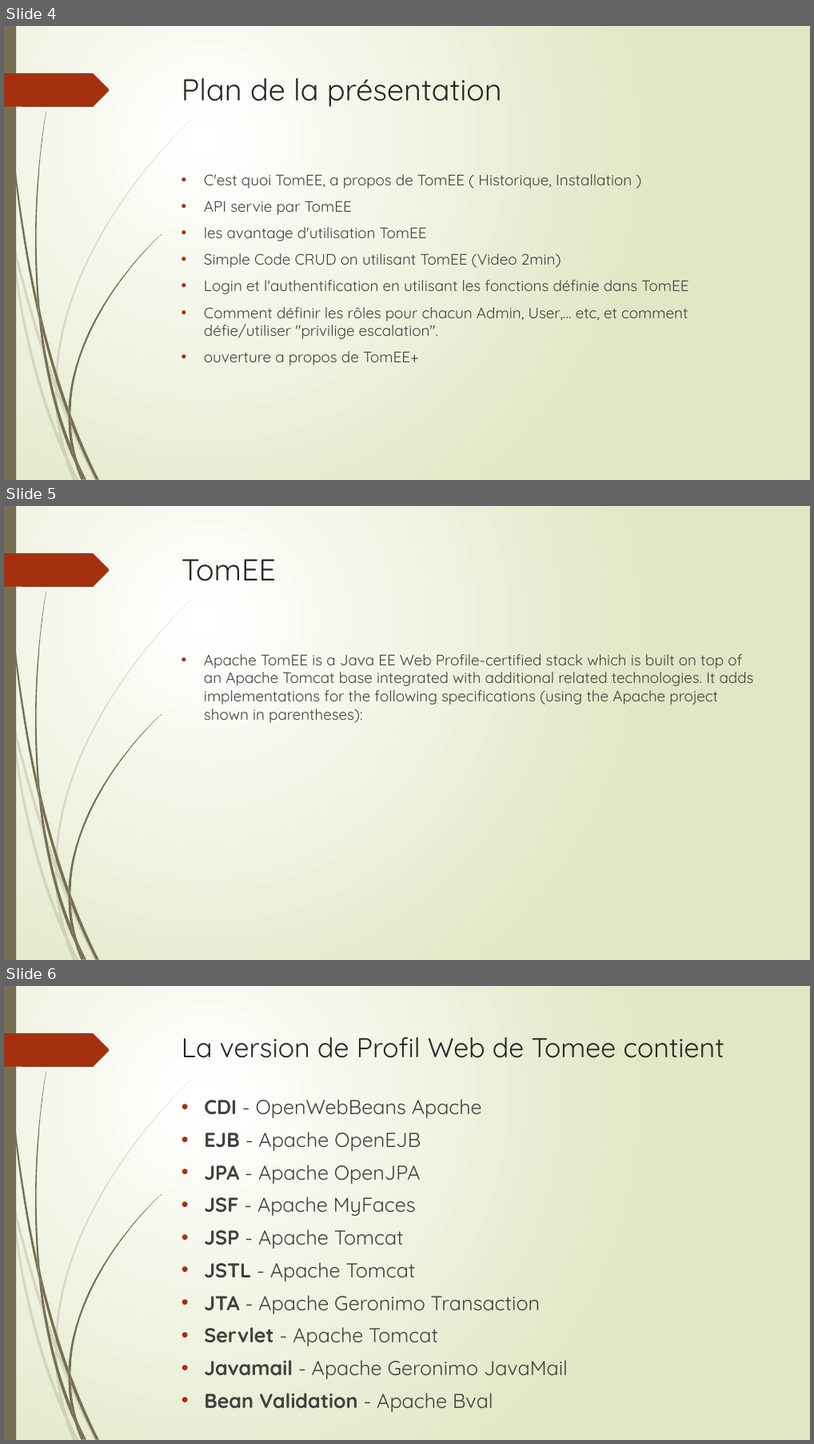
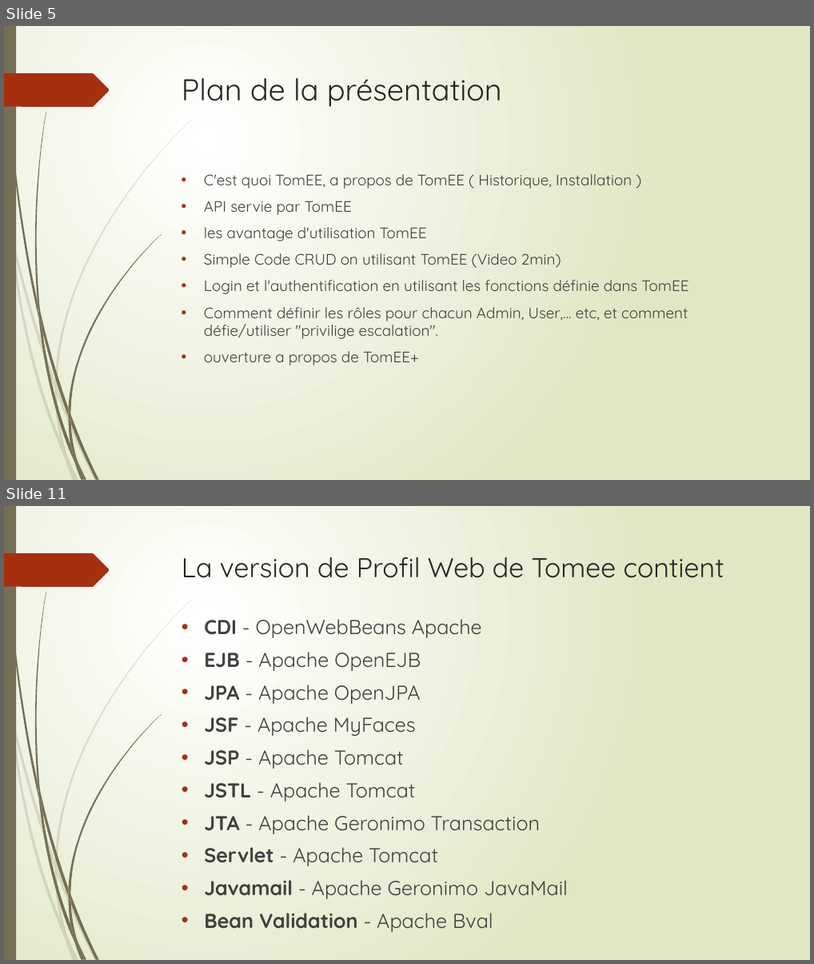
Before and after one commit to Tarek-Adra/TomEE, a slide deck: presentation.pptx. Shown one above the other, each under a label of ours: slides 4, 5 and 6 before the commit, slides 5 and 11 after it; the slides between them are not shown. The pictures are 814x1444 and 814x964 pixels, drawn with LibreOffice and Linux fonts; fonts in the diff are those of the drawing. Boxes give left, top, right and bottom in pixels: in the first picture for what was removed or moved away, otherwise in the second. Text is boxed around its words. In the diff, an @@ line names an element or a change of style, - is before the commit and + after.

```diff
--- a/presentation.pptx
+++ b/presentation.pptx
@@ slide 5 removed at <box>4,506,810,960</box>, background gradient #FFFFFF to #DFE8C4; not listed: 24 template elements that a slide beside it also shows @@
@@ title removed at <box>182,559,276,581</box> @@
-TomEE
@@ text removed at <box>204,654,754,723</box> @@
-• Apache TomEE is a Java EE Web Profile-certified stack which is built on top of an Apache Tomcat base integrated with additional related technologies. It adds implementations for the following specifications (using the Apache project shown in parentheses):
@@ what was slide 4 is now slide 5 @@
@@ what was slide 6 is now slide 11 @@
```
Also in this commit, not shown: 16 slides added, 1 other file.
